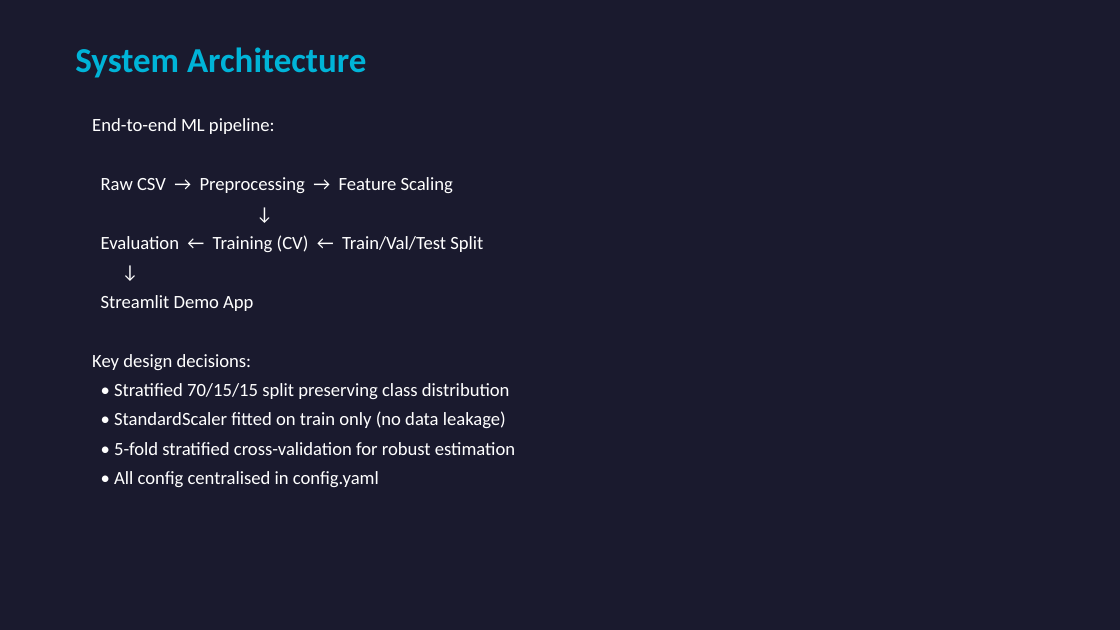
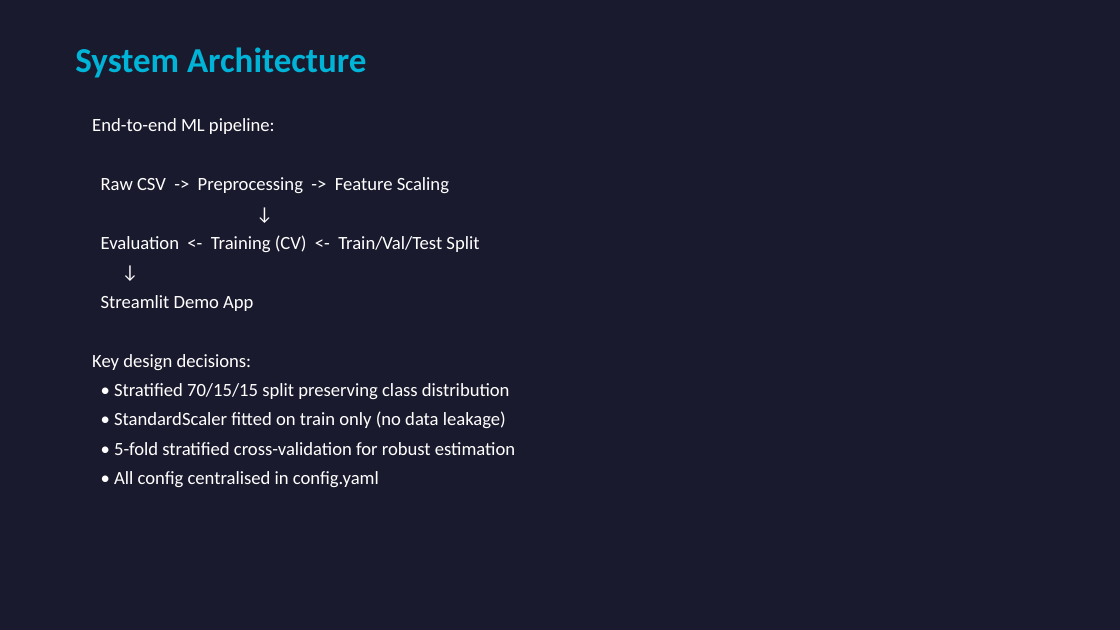
Before and after one commit to mohammadibnibrahim/XSS_ML, a slide deck: slide 7 of presentation/Blackhat_Presentation.pptx. Drawn at 1120x630 pixels with LibreOffice and Linux fonts; fonts in the diff are those of the drawing. Boxes give left, top, right and bottom in pixels: in the first picture for what was removed or moved away, otherwise in the second. Text is boxed around its words. In the diff, an @@ line names an element or a change of style, - is before the commit and + after.

```diff
--- a/presentation/Blackhat_Presentation.pptx
+++ b/presentation/Blackhat_Presentation.pptx
@@ text at (101,177,449,193): text changed @@
-Raw CSV → Preprocessing → Feature Scaling
+Raw CSV -> Preprocessing -> Feature Scaling
@@ text at (101,235,479,252): text changed @@
-Evaluation ← Training (CV) ← Train/Val/Test Split
+Evaluation <- Training (CV) <- Train/Val/Test Split
```
Also in this commit, not shown: 3 other slides changed, 10 other files.
